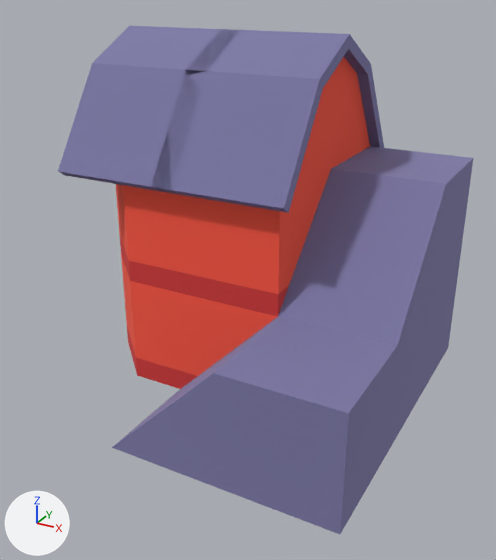
What one commit did to the glTF model godot/component/entity/buildings/outer_stairs_house/OuterStairsHouse.glb.
The view is the same before and after, from a camera (50 mm lens) standing at (2.7, -5.01, 3.52) and looking at (0.02, -0.13, 1.08). Arrows for +X, +Y and +Z are at lower left; the lights stay in place. Vertices at the same position are counted once.

The scene before the commit, as lines of its bpy script (objects in view):
```python
me_mesh_0 = bpy.data.meshes.new('Mesh_0')
me_mesh_0.from_pydata(...)  # 207 vertices, 402 faces; spans x -1.6..1.5, y -1.5..1.64, z 0.0..3.11
# faces by material slot: [176, 92, 118, 16]
me_mesh_0.materials.append(mat_stone_clone)  # blue #928fbc
me_mesh_0.materials.append(mat_bricksdark_clone)  # red #e04545
me_mesh_0.materials.append(mat_bricks_clone)  # red #ff644e
me_mesh_0.materials.append(mat_defaultmat_clone)  # green #93ca20
ob_mergedblocks_clone = bpy.data.objects.new('mergedBlocks(Clone)', me_mesh_0)
ob_mergedblocks_clone.location = (0.0, 0.0, 0.0)
```
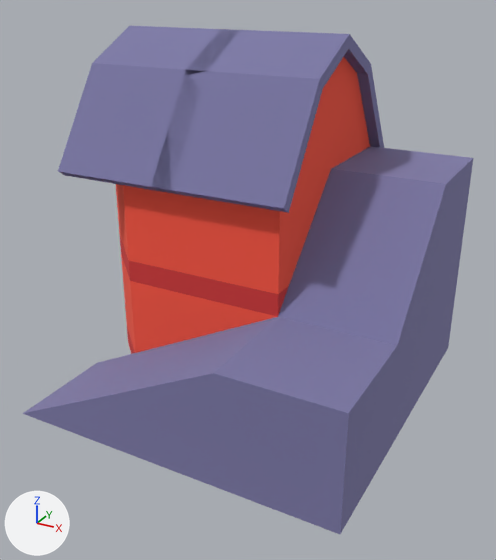
Boxes (x1, y1, x2, y2) around the edits, measured in the pictures (496 x 560 px; the box of a moved part takes in the faces that stretch with it):
'mergedBlocks(Clone)', reshaped (9% wider)
    before: (58, 26, 473, 534)
    after: (22, 26, 473, 534)
part 1 of me_mesh_0, moved or reshaped
    before: (112, 169, 446, 534)
    after: (22, 169, 446, 534)

The change, as a list of edits to the scene's bpy script:
```text
Change me_mesh_0:
    where me_mesh_0.from_pydata(...)  # 207 vertices, 402 faces; spans x -1.6..1.5, y -1.5..1.64, z 0.0..3.11
    used by ob_mergedblocks_clone; location = (0.0, 0.0, 0.0)
    me_mesh_0 part 1
    2 vertices are removed from x -0.5, y -1.5..-0.5, z 0.0
    30 faces are deleted
    2 vertices are added at (-1.5, -1.5, 0.0), (-1.5, -0.5, 0.0)
    30 new faces join them, mat_stone_clone (blue #928fbc)
```
